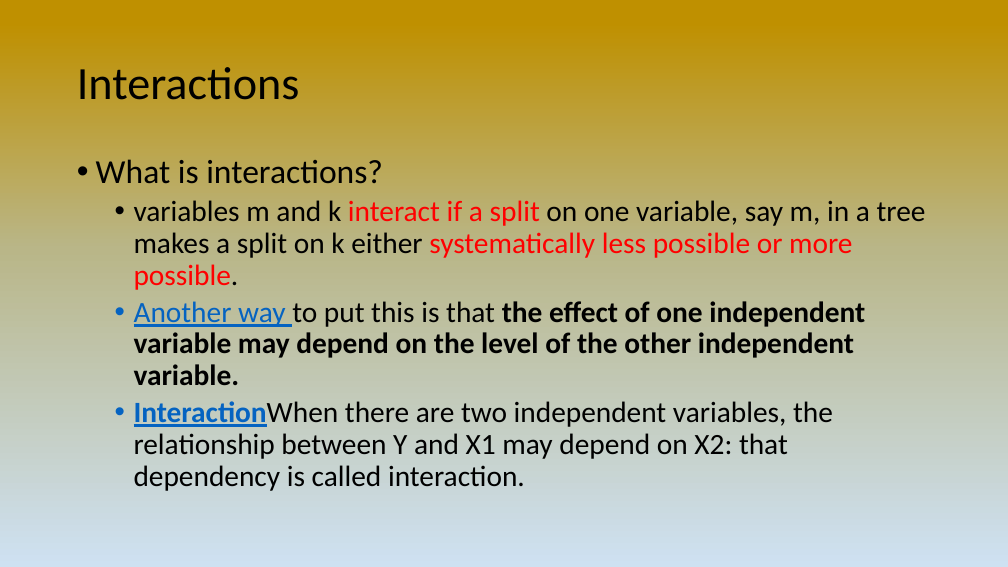
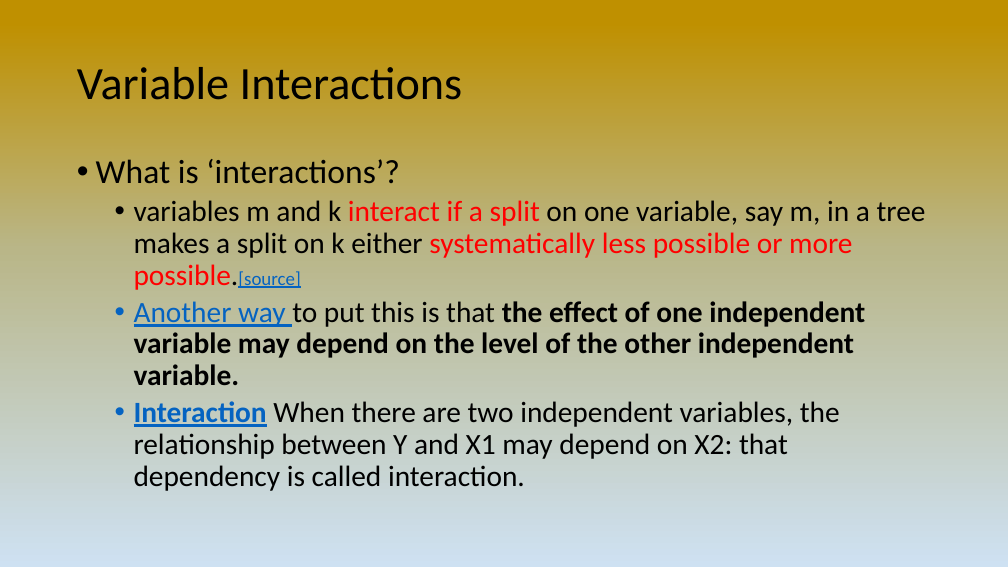
Before and after one commit to JinlongLi2016/ml-learning, a slide deck: slide 10 of RandomForest Description 16-9-7 final.pptx. Drawn at 1008x567 pixels with LibreOffice and Linux fonts; fonts in the diff are those of the drawing. Boxes give left, top, right and bottom in pixels: in the first picture for what was removed or moved away, otherwise in the second. Text is boxed around its words. In the diff, an @@ line names an element or a change of style, - is before the commit and + after.

Commit message:
Concrete the variable interaction part

```diff
--- a/RandomForest Description 16-9-7 final.pptx
+++ b/RandomForest Description 16-9-7 final.pptx
@@ title at (77, 67, 463, 100): text changed @@
-Interactions
+Variable Interactions
@@ text at (96, 159, 926, 290): text changed @@
-• What is interactions?
-  • variables m and k interact if a split on one variable, say m, in a tree makes a split on k either systematically less possible or more possible.
+• What is ‘interactions’?
+  • variables m and k interact if a split on one variable, say m, in a tree makes a split on k either systematically less possible or more possible.[source]
@@ text at (134, 401, 840, 491): spaces changed @@
-  • InteractionWhen there are two independent variables, the relationship between Y and X1 may depend on X2: that dependency is called interaction.
+  • Interaction When there are two independent variables, the relationship between Y and X1 may depend on X2: that dependency is called interaction.
```
Also in this commit, not shown: 1 other slide changed.
